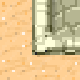
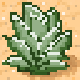
Layers edited between the first and the second 80×80 image:
hid "7" over [2, 0, 80, 80]
added layer "Layer 12" above "Layer 1" over [2, 0, 80, 80]
